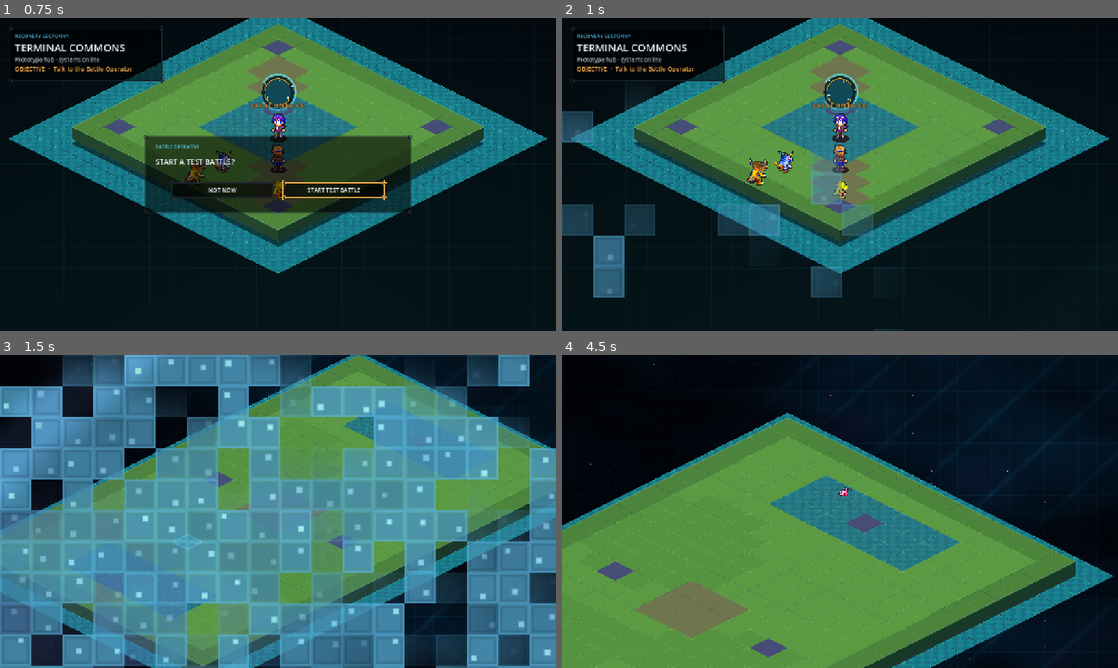
Above: before the commit, frames 1-4 (two rows, left to right).
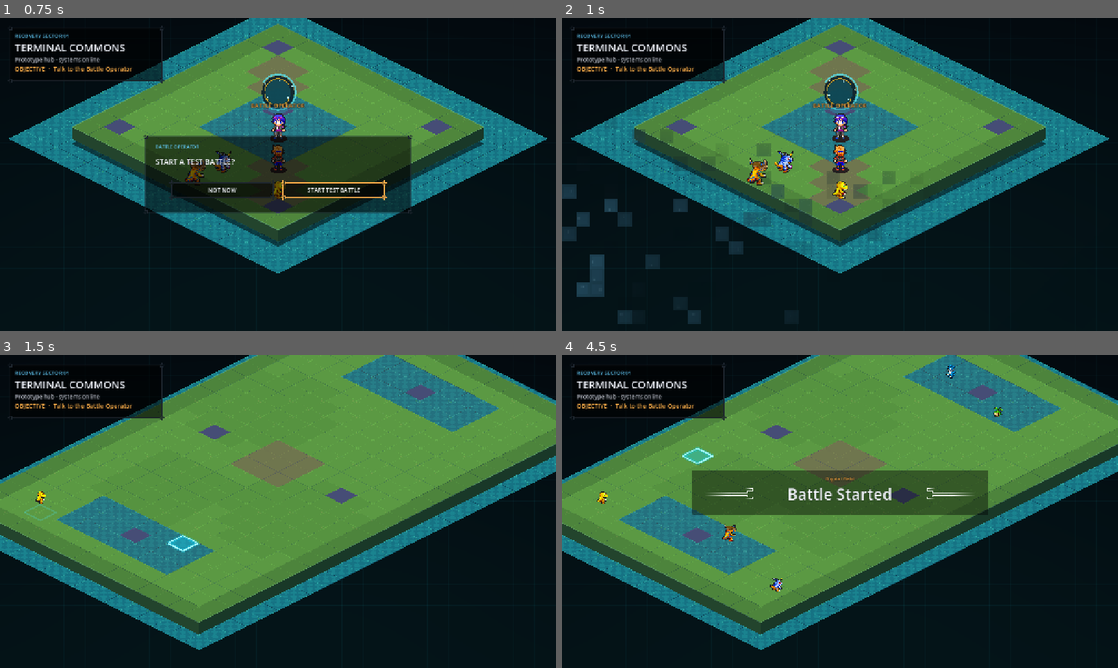
Above: after the commit, the same moments.

Repository: EwertonMendes/DigiGame
Game: Godot game, scene res://scenes/world/hub.tscn
Two runs of this game, one before a commit and one after it. Both use one fixed random seed, a clock stepped at 60 frames per second and the inputs below.
Inputs (mouse positions are in pixels of both pictures, inside the frame that each line leads up to):
- Up to frame 1 (0.75 s): tap Enter (ui_accept) at 0.5 s; move the mouse to (400, 158) at 0.52 s; hold Right (ui_right) from 0.53 s (still down); tap Mouse wheel down (wheel_down) at 0.6 s; click (400, 158) at 0.67 s
- Up to frame 2 (1 s): keep holding Right (ui_right); tap Enter (ui_accept) at 0.77 s
- Up to frame 3 (1.5 s): release Right (ui_right) at 1.25 s; drag from (166, 527) to (250, 574) at 1.27 s
- Up to frame 4 (4.5 s): move the mouse to (895, 442) at 2.02 s; hold Right (ui_right) 2.03-2.75 s; tap Backspace at 2.1 s; click (895, 442) at 2.17 s; drag from (812, 574) to (673, 464) at 2.77 s; move the mouse to (1006, 558) at 3.52 s; hold Left (ui_left) 3.53-4.25 s; tap Keypad Enter at 3.6 s; click (1006, 558) at 3.67 s; tap Enter (ui_accept) at 3.77 s; drag from (673, 464) to (756, 433) at 4.27 s

Frame 1 is identical in both runs. In frame 2, 7.0% of the frame differs, in the area x 0-60%, y 25-100%; in frame 3, 91%, in the area x 0-100%, y 0-100%; in frame 4, 71%.
Error in both runs: Invalid assignment of property or key 'explosiveness_ratio' with value of type 'float' on a base object of type 'CPUParticles2D'. (res://src/battle/DigimonBatt…

Commit message:
perf(transition): stage scene work outside visual swap

Diff:
--- a/src/ui/DigitalSceneTransition.gd
+++ b/src/ui/DigitalSceneTransition.gd
@@ -8,19 +8,37 @@
 const HUB_SCENE_PATH := "res://scenes/world/hub.tscn"
 const CONTEXT_BATTLE := "battle"
 const CONTEXT_HUB := "hub"
-const LOAD_TIMEOUT_MS := 8000
+const LOAD_TIMEOUT_MS := 10000
+const FX_LONG_EDGE := 320
+const FX_MIN_EDGE := 112
 
 var _root: Control = null
-var _screen: ColorRect = null
+var _screen: TextureRect = null
+var _fx_viewport: SubViewport = null
+var _fx_rect: ColorRect = null
 var _material: ShaderMaterial = null
 var _busy := false
 var _progress := 0.0
+
+# Resource loading is threaded, while PackedScene instantiation and selected
+# expensive battle bootstrap work are deliberately performed before the visual
+# transition starts. This keeps the animated portion free of main-thread spikes.
+var _resource_cache: Dictionary = {}
+var _preload_inflight: Dictionary = {}
+var _prepared_instances: Dictionary = {}
+var _prepare_inflight: Dictionary = {}
+
+# Terminal Commons is intentionally retained while a battle is active. Returning
+# from combat therefore does not rebuild hundreds of hub nodes or rerun _ready().
+var _retained_hub: Node = null
 
 
 func _ready() -> void:
 	layer = 1000
 	process_mode = Node.PROCESS_MODE_ALWAYS
 	_build_overlay()
+	get_viewport().size_changed.connect(_resize_fx_viewport)
+	_resize_fx_viewport()
 	set_process_input(true)
 
 
@@ -31,6 +49,26 @@
 
 func is_transitioning() -> bool:
 	return _busy
+
+
+func preload_scene(scene_path: String) -> void:
+	if scene_path.is_empty() or not ResourceLoader.exists(scene_path):
+		return
+	if _resource_cache.has(scene_path) or _preload_inflight.has(scene_path):
+		return
+	_preload_inflight[scene_path] = true
+	call_deferred("_preload_scene_worker", scene_path)
+
+
+func prepare_scene(scene_path: String) -> void:
+	if scene_path.is_empty() or not ResourceLoader.exists(scene_path):
+		return
+	if _prepared_instances.has(scene_path) or _prepare_inflight.has(scene_path):
+		return
+	if scene_path == HUB_SCENE_PATH and _retained_hub != null and is_instance_valid(_retained_hub):
+		return
+	_prepare_inflight[scene_path] = true
+	call_deferred("_prepare_scene_worker", scene_path)
 
 
 func request_scene(scene_path: String, context: String = "generic") -> bool:
@@ -60,72 +98,200 @@
 	add_child(_root)
 	_root.set_anchors_and_offsets_preset(Control.PRESET_FULL_RECT)
 
+	# The shader is intentionally rendered to a tiny transparent viewport and the
+	# result is scaled to the screen with nearest filtering. At 1080p this reduces
+	# transition fragment work from ~2 million pixels to ~58 thousand while keeping
+	# the digital squares crisp. This matters a lot on integrated/mobile GPUs.
+	_fx_viewport = SubViewport.new()
+	_fx_viewport.name = "LowResolutionTransitionFX"
+	_fx_viewport.transparent_bg = true
+	_fx_viewport.disable_3d = true
+	_fx_viewport.render_target_update_mode = SubViewport.UPDATE_ALWAYS
+	_fx_viewport.render_target_clear_mode = SubViewport.CLEAR_MODE_ALWAYS
+	add_child(_fx_viewport)
+
 	_material = ShaderMaterial.new()
 	_material.shader = TRANSITION_SHADER
 	_material.set_shader_parameter("progress", 0.0)
 	_material.set_shader_parameter("flash", 0.0)
 
-	_screen = ColorRect.new()
+	_fx_rect = ColorRect.new()
+	_fx_rect.name = "DigitalMosaicLowRes"
+	_fx_rect.mouse_filter = Control.MOUSE_FILTER_IGNORE
+	_fx_rect.material = _material
+	_fx_rect.color = Color.WHITE
+	_fx_viewport.add_child(_fx_rect)
+
+	_screen = TextureRect.new()
 	_screen.name = "DigitalMosaic"
 	_screen.mouse_filter = Control.MOUSE_FILTER_STOP
-	_screen.material = _material
-	_screen.color = Color.WHITE
+	_screen.texture = _fx_viewport.get_texture()
+	_screen.expand_mode = TextureRect.EXPAND_IGNORE_SIZE
+	_screen.stretch_mode = TextureRect.STRETCH_SCALE
+	_screen.texture_filter = CanvasItem.TEXTURE_FILTER_NEAREST
 	_root.add_child(_screen)
 	_screen.set_anchors_and_offsets_preset(Control.PRESET_FULL_RECT)
 
 
+func _resize_fx_viewport() -> void:
+	if _fx_viewport == null or _fx_rect == null:
+		return
+	var visible_size := get_viewport().get_visible_rect().size
+	if visible_size.x <= 1.0 or visible_size.y <= 1.0:
+		return
+	var long_edge := maxf(visible_size.x, visible_size.y)
+	var scale := float(FX_LONG_EDGE) / long_edge
+	var target := Vector2i(
+		maxi(FX_MIN_EDGE, int(round(visible_size.x * scale))),
+		maxi(FX_MIN_EDGE, int(round(visible_size.y * scale)))
+	)
+	if _fx_viewport.size == target:
+		return
+	_fx_viewport.size = target
+	_fx_rect.position = Vector2.ZERO
+	_fx_rect.size = Vector2(target)
+	_material.set_shader_parameter("cell_pixels", 8.0)
+
+
+func _preload_scene_worker(scene_path: String) -> void:
+	var packed_scene := await _load_packed_scene(scene_path)
+	if packed_scene != null:
+		_resource_cache[scene_path] = packed_scene
+	_preload_inflight.erase(scene_path)
+
+
+func _prepare_scene_worker(scene_path: String) -> void:
+	var packed_scene := await _load_packed_scene(scene_path)
+	if packed_scene == null:
+		_prepare_inflight.erase(scene_path)
+		return
+	_resource_cache[scene_path] = packed_scene
+	if _prepared_instances.has(scene_path):
+		_prepare_inflight.erase(scene_path)
+		return
+
+	# Let the threaded loader hand control back to rendering before the one
+	# unavoidable main-thread PackedScene.instantiate() call.
+	await get_tree().process_frame
+	var instantiate_started := Time.get_ticks_usec()
+	var instance := packed_scene.instantiate()
+	if instance == null:
+		_prepare_inflight.erase(scene_path)
+		return
+	_set_scene_active(instance, false)
+	_prepare_expensive_offtree_nodes(instance)
+	var prepare_ms := float(Time.get_ticks_usec() - instantiate_started) / 1000.0
+	_prepared_instances[scene_path] = instance
+	_prepare_inflight.erase(scene_path)
+	print("[TransitionPerf] PREPARED target=%s main_thread_ms=%.2f" % [scene_path, prepare_ms])
+
+
+func _prepare_expensive_offtree_nodes(instance: Node) -> void:
+	# Ordering matters: the field must have tile_map_data before Digimon deployment
+	# computes spawn zones. These hooks are idempotent and _ready() will simply reuse
+	# the already-built data once the scene is attached to the tree.
+	var field := instance.get_node_or_null("Blocks")
+	if field != null and field.has_method("prepare_transition_offtree"):
+		field.call("prepare_transition_offtree")
+	var controller := instance.get_node_or_null("DigimonController")
+	if controller != null and controller.has_method("prepare_transition_offtree"):
+		controller.call("prepare_transition_offtree")
+
+
+func _load_packed_scene(scene_path: String) -> PackedScene:
+	if _resource_cache.has(scene_path):
+		var cached = _resource_cache[scene_path]
+		if cached is PackedScene:
+			return cached as PackedScene
+
+	var status := ResourceLoader.load_threaded_get_status(scene_path)
+	if status != ResourceLoader.THREAD_LOAD_IN_PROGRESS and status != ResourceLoader.THREAD_LOAD_LOADED:
+		var request_error := ResourceLoader.load_threaded_request(scene_path, "PackedScene", true)
+		if request_error != OK:
+			status = ResourceLoader.load_threaded_get_status(scene_path)
+			if status != ResourceLoader.THREAD_LOAD_IN_PROGRESS and status != ResourceLoader.THREAD_LOAD_LOADED:
+				return null
+
+	var started_at := Time.get_ticks_msec()
+	while Time.get_ticks_msec() - started_at < LOAD_TIMEOUT_MS:
+		status = ResourceLoader.load_threaded_get_status(scene_path)
+		if status == ResourceLoader.THREAD_LOAD_LOADED:
+			var loaded := ResourceLoader.load_threaded_get(scene_path)
+			if loaded is PackedScene:
+				return loaded as PackedScene
+			return null
+		if status == ResourceLoader.THREAD_LOAD_FAILED or status == ResourceLoader.THREAD_LOAD_INVALID_RESOURCE:
+			return null
+		await get_tree().process_frame
+	return null
+
+
+func _await_prepared_scene(scene_path: String) -> Node:
+	if scene_path == HUB_SCENE_PATH and _retained_hub != null and is_instance_valid(_retained_hub):
+		return _retained_hub
+	if _prepared_instances.has(scene_path):
+		return _take_prepared_scene(scene_path)
+
+	prepare_scene(scene_path)
+	var started_at := Time.get_ticks_msec()
+	while Time.get_ticks_msec() - started_at < LOAD_TIMEOUT_MS:
+		if scene_path == HUB_SCENE_PATH and _retained_hub != null and is_instance_valid(_retained_hub):
+			return _retained_hub
+		if _prepared_instances.has(scene_path):
+			return _take_prepared_scene(scene_path)
+		if not _prepare_inflight.has(scene_path):
+			return null
+		await get_tree().process_frame
+	return null
+
+
+func _take_prepared_scene(scene_path: String) -> Node:
+	var instance = _prepared_instances.get(scene_path)
+	_prepared_instances.erase(scene_path)
+	return instance as Node
+
+
 func _run_transition(scene_path: String, context: String) -> void:
+	var focus_owner := get_viewport().gui_get_focus_owner()
+	if focus_owner != null:
+		focus_owner.release_focus()
+
+	# Crucially, expensive CPU preparation completes before the animation begins.
+	# In the normal hub flow this work already started while the Battle Operator
+	# dialog was open, so this await resolves immediately.
+	var prepared_scene := await _await_prepared_scene(scene_path)
+	if prepared_scene == null:
+		push_error("DigitalSceneTransition: could not prepare scene: %s" % scene_path)
+		_busy = false
+		return
+
 	transition_started.emit(scene_path, context)
 	print("[Transition] START context=%s target=%s" % [context, scene_path])
 	_configure_palette(context)
 	_material.set_shader_parameter("phase_seed", fmod(float(Time.get_ticks_msec()) * 0.001, 97.0))
 	_set_progress(0.0)
 	_set_flash(0.0)
-
-	var focus_owner := get_viewport().gui_get_focus_owner()
-	if focus_owner != null:
-		focus_owner.release_focus()
-
-	# Begin loading before the effect becomes visually dense. The previous
-	# implementation loaded synchronously at the midpoint, which could freeze the
-	# shader and make a deliberately smooth transition feel like a loading screen.
-	var request_error := ResourceLoader.load_threaded_request(scene_path, "PackedScene", true)
-	if request_error != OK:
-		var existing_status := ResourceLoader.load_threaded_get_status(scene_path)
-		if existing_status != ResourceLoader.THREAD_LOAD_IN_PROGRESS and existing_status != ResourceLoader.THREAD_LOAD_LOADED:
-			push_error("DigitalSceneTransition: could not start threaded load for %s (error %d)" % [scene_path, request_error])
-			_busy = false
-			return
-
 	_root.visible = true
 
-	# Most of the cover happens while the destination scene is loading. Even if a
-	# slower device needs a little longer, the mosaic keeps moving because all of
-	# its life comes from shader TIME rather than CPU-created squares.
 	var cover := create_tween()
 	cover.set_pause_mode(Tween.TWEEN_PAUSE_PROCESS)
-	cover.set_trans(Tween.TRANS_QUAD).set_ease(Tween.EASE_IN_OUT)
-	cover.tween_method(_set_progress, 0.0, 0.94, 0.42)
+	cover.set_trans(Tween.TRANS_CUBIC).set_ease(Tween.EASE_IN_OUT)
+	cover.tween_method(_set_progress, 0.0, 0.95, 0.34)
 	await cover.finished
 
-	var packed_scene := await _await_threaded_scene(scene_path)
-	if packed_scene == null:
-		push_error("DigitalSceneTransition: threaded scene load failed or timed out: %s" % scene_path)
-		await _abort_transition()
-		return
-
-	# Seal only for a few frames. This is the sole fully opaque part of the effect
-	# and it exists only to hide the actual scene-tree replacement.
 	var seal := create_tween().set_parallel(true)
 	seal.set_pause_mode(Tween.TWEEN_PAUSE_PROCESS)
 	seal.set_trans(Tween.TRANS_QUAD).set_ease(Tween.EASE_OUT)
-	seal.tween_method(_set_progress, 0.94, 1.0, 0.085)
-	seal.tween_method(_set_flash, 0.0, 0.52, 0.085)
+	seal.tween_method(_set_progress, 0.95, 1.0, 0.055)
+	seal.tween_method(_set_flash, 0.0, 0.34, 0.055)
 	await seal.finished
 
-	var change_error := get_tree().change_scene_to_packed(packed_scene)
+	var swap_started := Time.get_ticks_usec()
+	var change_error := _swap_scene(prepared_scene, scene_path, context)
+	var swap_ms := float(Time.get_ticks_usec() - swap_started) / 1000.0
+	print("[TransitionPerf] SWAP context=%s main_thread_ms=%.2f" % [context, swap_ms])
 	if change_error != OK:
-		push_error("DigitalSceneTransition: failed to change scene to %s (error %d)" % [scene_path, change_error])
+		push_error("DigitalSceneTransition: failed to activate scene %s (error %d)" % [scene_path, change_error])
 		await _abort_transition()
 		return
 
@@ -133,40 +299,67 @@
 	print("[Transition] MIDPOINT context=%s" % context)
 	await get_tree().process_frame
 
-	# Reveal immediately. There is no status card or artificial hold: the new
-	# scene simply reconstructs through the same moving cells in reverse.
 	var reveal := create_tween().set_parallel(true)
 	reveal.set_pause_mode(Tween.TWEEN_PAUSE_PROCESS)
-	reveal.set_trans(Tween.TRANS_QUAD).set_ease(Tween.EASE_OUT)
-	reveal.tween_method(_set_progress, 1.0, 0.0, 0.44)
-	reveal.tween_method(_set_flash, 0.52, 0.0, 0.16)
+	reveal.set_trans(Tween.TRANS_CUBIC).set_ease(Tween.EASE_OUT)
+	reveal.tween_method(_set_progress, 1.0, 0.0, 0.36)
+	reveal.tween_method(_set_flash, 0.34, 0.0, 0.11)
 	await reveal.finished
 
 	_finish_transition(scene_path, context)
 
 
-func _await_threaded_scene(scene_path: String) -> PackedScene:
-	var started_at := Time.get_ticks_msec()
-	while Time.get_ticks_msec() - started_at < LOAD_TIMEOUT_MS:
-		var status := ResourceLoader.load_threaded_get_status(scene_path)
-		if status == ResourceLoader.THREAD_LOAD_LOADED:
-			var loaded := ResourceLoader.load_threaded_get(scene_path)
-			if loaded is PackedScene:
-				print("[Transition] PRELOAD_READY target=%s wait_ms=%d" % [scene_path, Time.get_ticks_msec() - started_at])
-				return loaded as PackedScene
-			return null
-		if status == ResourceLoader.THREAD_LOAD_FAILED or status == ResourceLoader.THREAD_LOAD_INVALID_RESOURCE:
-			return null
-		await get_tree().process_frame
-	return null
+func _swap_scene(prepared_scene: Node, scene_path: String, context: String) -> Error:
+	var tree := get_tree()
+	var current := tree.current_scene
+	if current == null:
+		return ERR_DOES_NOT_EXIST
+
+	# Returning from battle reuses the exact hub instance that was already alive
+	# before combat. No terrain/UI reconstruction, no resource churn and no _ready
+	# spike are involved in this path.
+	if context == CONTEXT_HUB and _retained_hub != null and is_instance_valid(_retained_hub):
+		var hub := _retained_hub
+		_set_scene_active(current, false)
+		tree.current_scene = hub
+		_set_scene_active(hub, true)
+		if current != hub:
+			current.queue_free()
+		_retained_hub = null
+		return OK
+
+	# Keep Terminal Commons mounted but completely dormant during battle. Its root
+	# Node2D visibility hides the whole world/UI and DISABLED stops all processing.
+	if context == CONTEXT_BATTLE and current.scene_file_path == HUB_SCENE_PATH:
+		_retained_hub = current
+		_set_scene_active(current, false)
+	else:
+		_set_scene_active(current, false)
+		current.queue_free()
+
+	if prepared_scene.get_parent() != null:
+		prepared_scene.get_parent().remove_child(prepared_scene)
+	_set_scene_active(prepared_scene, false)
+	tree.root.add_child(prepared_scene)
+	tree.current_scene = prepared_scene
+	_set_scene_active(prepared_scene, true)
+	return OK
+
+
+func _set_scene_active(scene: Node, active: bool) -> void:
+	if scene == null or not is_instance_valid(scene):
+		return
+	scene.process_mode = Node.PROCESS_MODE_INHERIT if active else Node.PROCESS_MODE_DISABLED
+	if scene is CanvasItem:
+		(scene as CanvasItem).visible = active
 
 
 func _abort_transition() -> void:
 	var tween := create_tween().set_parallel(true)
 	tween.set_pause_mode(Tween.TWEEN_PAUSE_PROCESS)
 	tween.set_trans(Tween.TRANS_QUAD).set_ease(Tween.EASE_OUT)
-	tween.tween_method(_set_progress, _progress, 0.0, 0.24)
-	tween.tween_method(_set_flash, float(_material.get_shader_parameter("flash")), 0.0, 0.16)
+	tween.tween_method(_set_progress, _progress, 0.0, 0.18)
+	tween.tween_method(_set_flash, float(_material.get_shader_parameter("flash")), 0.0, 0.12)
 	await tween.finished
 	_root.visible = false
 	_busy = false
@@ -195,8 +388,6 @@
 
 
 func _configure_palette(context: String) -> void:
-	# Keep the palette luminous and cohesive with the game without falling back to
-	# the previous cyan/orange loading-screen look.
 	if context == CONTEXT_BATTLE:
 		_material.set_shader_parameter("primary_color", Color(0.40, 0.82, 1.0, 1.0))
 		_material.set_shader_parameter("accent_color", Color(0.60, 0.48, 1.0, 1.0))
